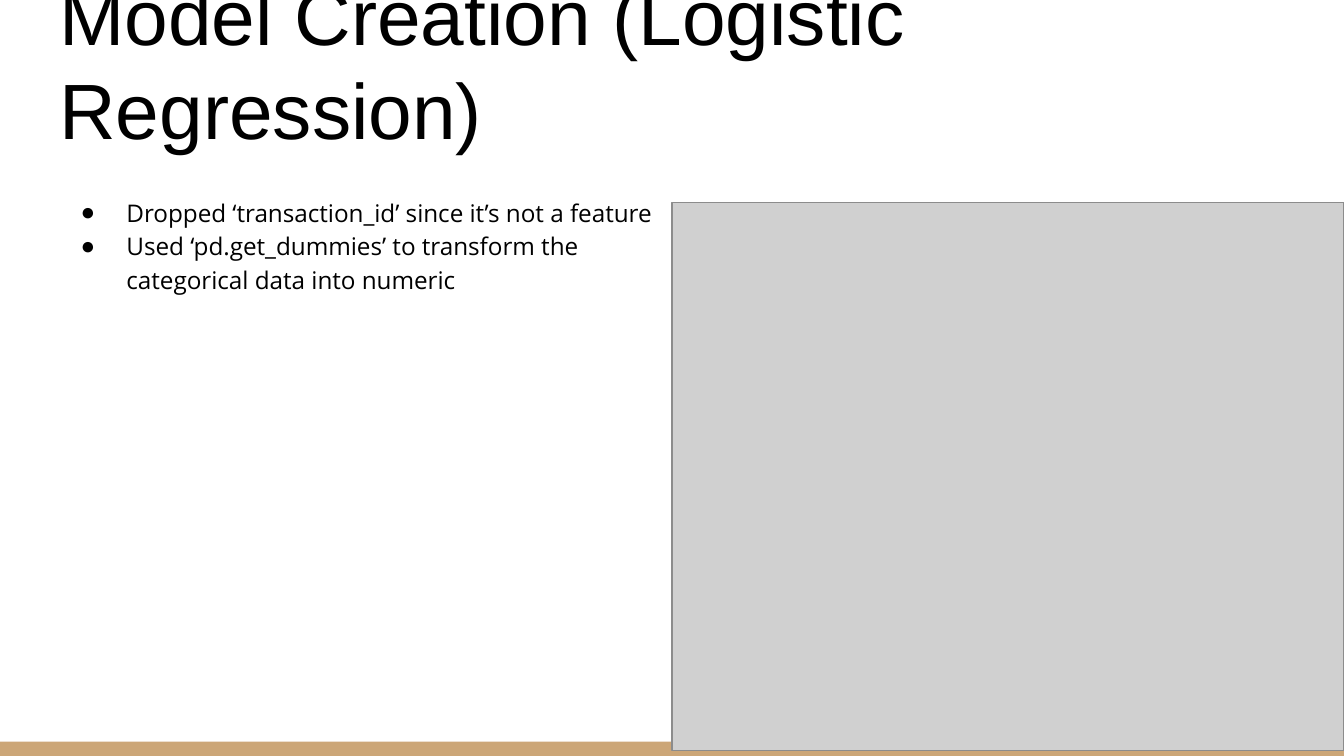
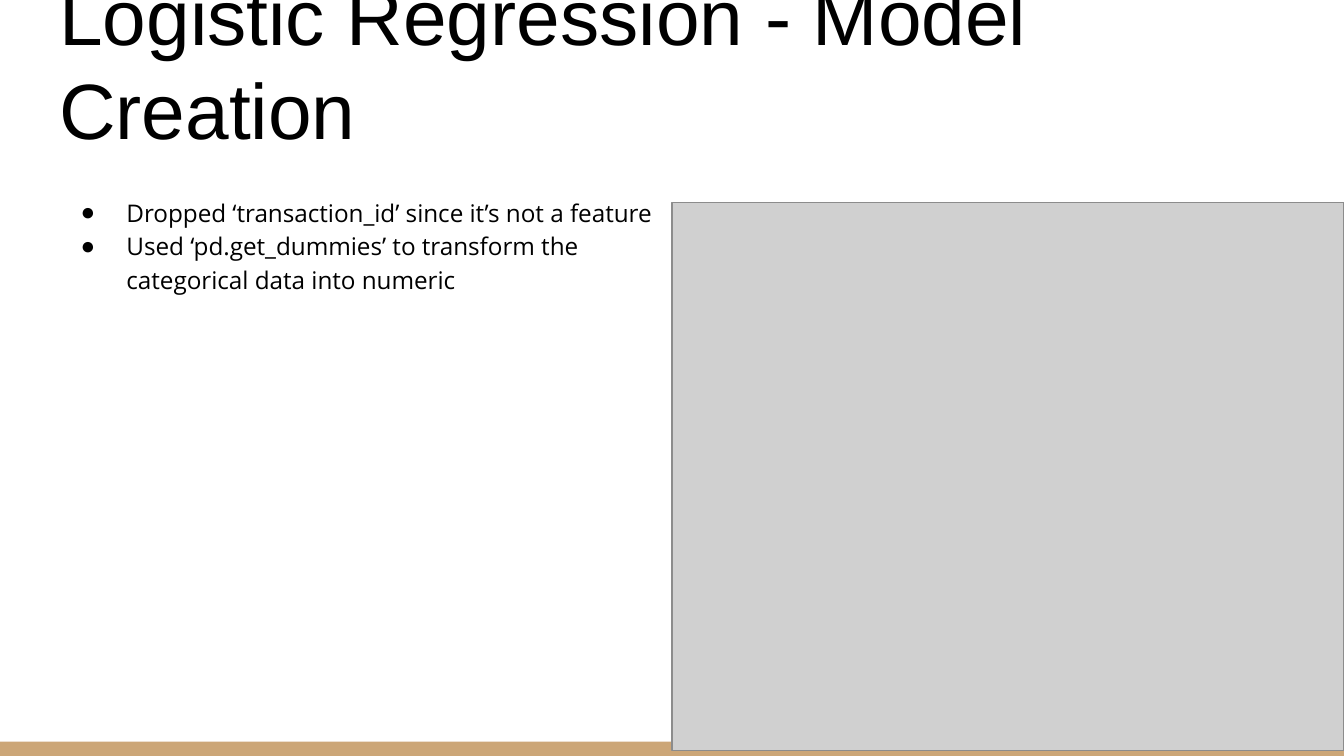
Before and after one commit to nicholaishaw/fraud-detection-project, a slide deck: slide 13 of powerpoint-presentation/Fraud Detection Project.pptx (slide 12 before the commit). Drawn at 1344x756 pixels with LibreOffice and Linux fonts; fonts in the diff are those of the drawing; grey boxes stand for pictures. Boxes give left, top, right and bottom in pixels: in the first picture for what was removed or moved away, otherwise in the second. Text is boxed around its words. In the diff, an @@ line names an element or a change of style, - is before the commit and + after.

```diff
--- a/powerpoint-presentation/Fraud Detection Project.pptx
+++ b/powerpoint-presentation/Fraud Detection Project.pptx
@@ title at <box>59,0,1027,140</box>: text changed @@
-Model Creation (Logistic Regression)
+Logistic Regression - Model Creation
```
Also in this commit, not shown: 7 other slides changed, 4 slides added, 1 slide removed.
